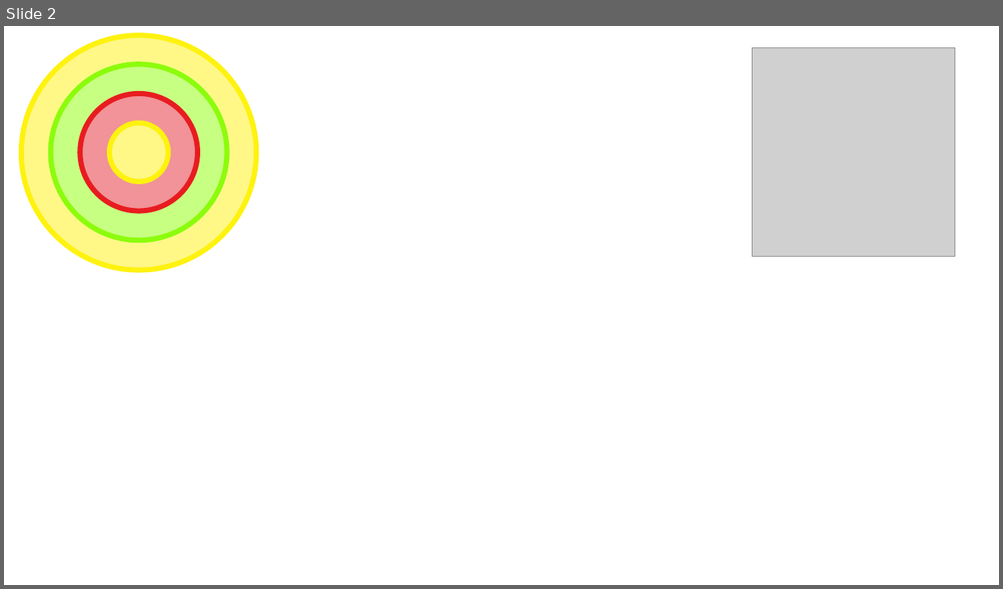
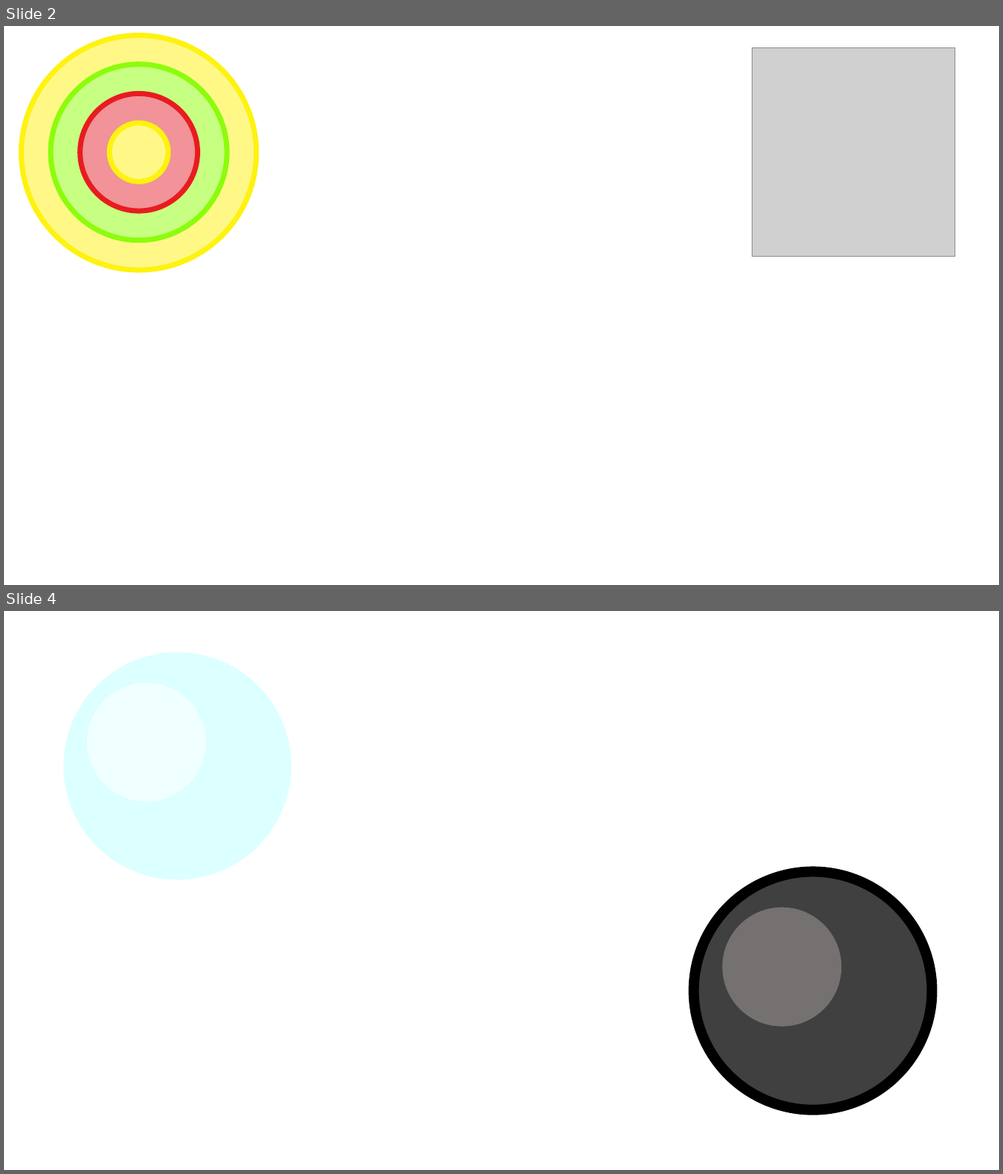
Before and after one commit to SNUGDC/YAM3G, a slide deck: Dummy ArtResources.pptx. Shown one above the other, each under a label of ours: slide 2 before the commit, slides 2 and 4 after it; the slides between them are not shown. The pictures are 1003x589 and 1003x1174 pixels, drawn with LibreOffice and Linux fonts; fonts in the diff are those of the drawing; grey boxes stand for pictures. Boxes give left, top, right and bottom in pixels: in the first picture for what was removed or moved away, otherwise in the second. Text is boxed around its words. In the diff, an @@ line names an element or a change of style, - is before the commit and + after.

```diff
--- a/Dummy ArtResources.pptx
+++ b/Dummy ArtResources.pptx
@@ slide 4 added at <box>4,611,999,1170</box>, background #FFFFFF @@
@@ ellipse added at <box>59,647,296,885</box>, fill #DCFFFF, outline #FFFFFF 10 pt @@
@@ ellipse added at <box>87,683,206,802</box>, fill #F0FFFF @@
@@ ellipse added at <box>694,872,931,1111</box>, fill #404040, outline #000000 10 pt @@
@@ ellipse added at <box>723,908,842,1028</box>, fill #767171 @@
```
Also in this commit, not shown: 1 other slide added, 36 other files.
